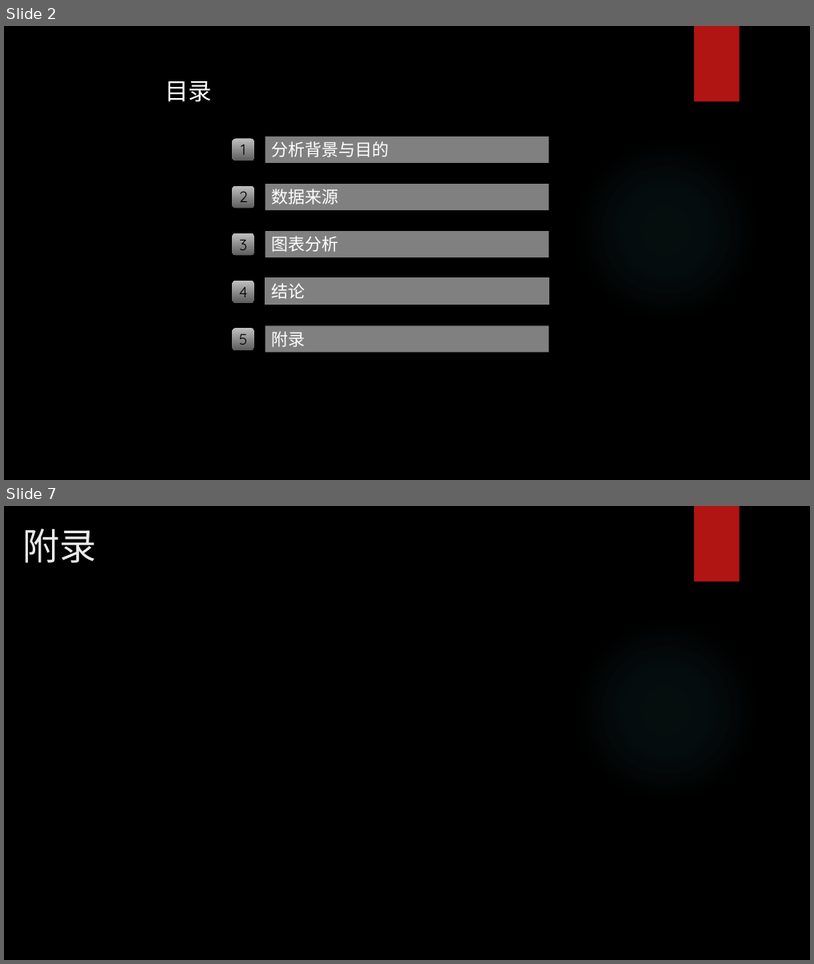
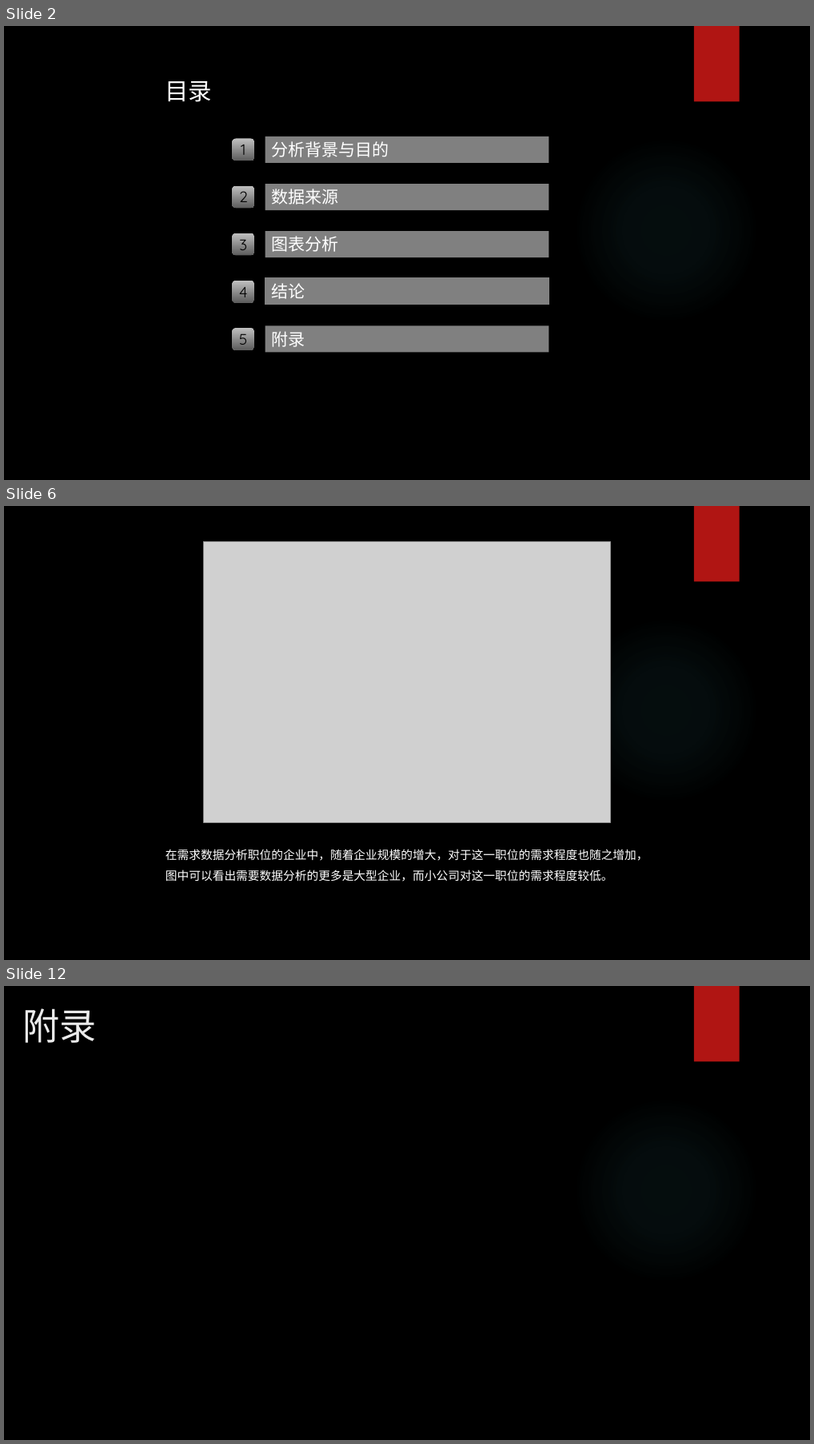
Before and after one commit to JackyQQQu/Lagou_DAposition, a slide deck: 数据分析报告.pptx. Shown one above the other, each under a label of ours: slides 2 and 7 before the commit, slides 2, 6 and 12 after it; the slides between them are not shown. The pictures are 814x964 and 814x1444 pixels, drawn with LibreOffice and Linux fonts; fonts in the diff are those of the drawing; grey boxes stand for pictures; background and template pictures are left out. Boxes give left, top, right and bottom in pixels: in the first picture for what was removed or moved away, otherwise in the second. Text is boxed around its words. In the diff, an @@ line names an element or a change of style, - is before the commit and + after.

```diff
--- a/数据分析报告.pptx
+++ b/数据分析报告.pptx
@@ slide 6 added at (4,506,810,960), background picture (left out); not listed: 2 template elements that a slide beside it also shows @@
@@ picture added at (204,541,610,822) @@
@@ text added at (166,848,649,881), 14 pt, text #FFFFFF @@
+在需求数据分析职位的企业中，随着企业规模的增大，对于这一职位的需求程度也随之增加，图中可以看出需要数据分析的更多是大型企业，而小公司对这一职位的需求程度较低。
@@ what was slide 7 is now slide 12 @@
```
Also in this commit, not shown: 4 slides changed, 5 other slides added, 1 slide removed, 1 other file.
